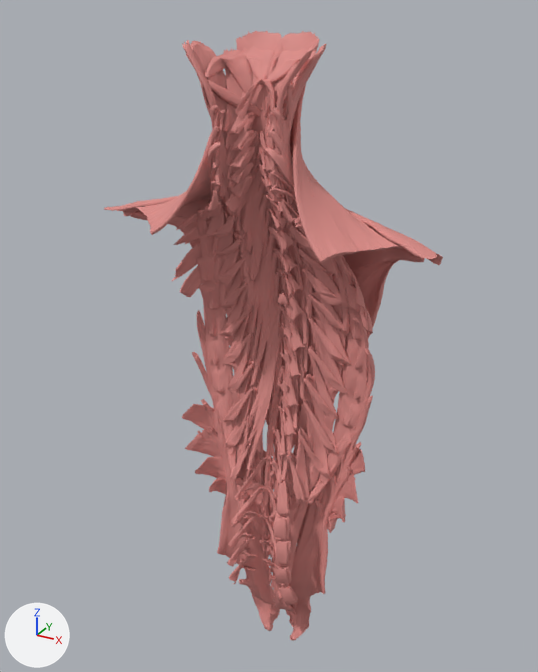
The glTF model public/models/muscles-dos.hi.glb, before and after one commit.
Camera for both pictures: a camera (50 mm lens) standing at (0.316, -0.61, 1.523) and looking at (-0.011, -0.015, 1.226). Every picture has the same lights, and +X, +Y and +Z are marked at lower left. The older version comes first. Where no turn or scale is listed for an object, it has been applied to the vertices.

Names of what the first picture shows: 'FJ1462M', 'FJ1463M', 'FJ1521', 'FJ1521M', 'FJ1525M', 'FJ1527', 'FJ1527M', 'FJ1528', 'FJ1528M', 'FJ1535', 'FJ1535M', 'FJ1540' and 47 more.
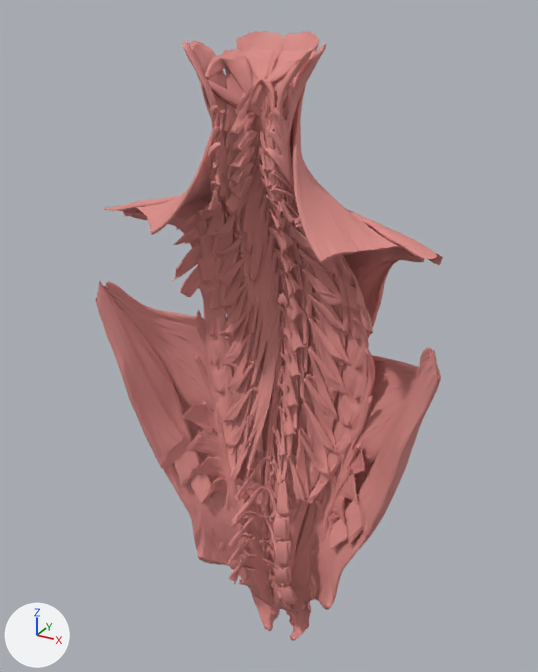
What differs and where, as boxes (x1, y1, x2, y2) in the pictures (538 x 672 px):
'ZA-grand-dorsal-d', added
    after: (96, 281, 285, 606)
'ZA-grand-dorsal-g', added (pink)
    after: (286, 347, 441, 611)

What the commit changed:
Mesh me_za_grand_dorsal_g is new.
It has 10796 vertices, 21580 faces and spans x -0.091..0.091, y -0.049..0.049, z -0.199..0.199.
It uses material mat_0_7_0_26_0_24 (pink #da8b86).
Mesh me_za_grand_dorsal_d is new.
It has 10795 vertices, 21580 faces and spans x -0.09..0.09, y -0.049..0.049, z -0.199..0.199.
It uses material mat_0_7_0_26_0_24 (pink #da8b86).
Object 'ZA-grand-dorsal-g' (ob_za_grand_dorsal_g) is new; it shows me_za_grand_dorsal_g.
Its location is (0.088, -0.027, 1.076).
Object 'ZA-grand-dorsal-d' (ob_za_grand_dorsal_d) is new; it shows me_za_grand_dorsal_d.
Its location is (-0.089, -0.027, 1.076).
